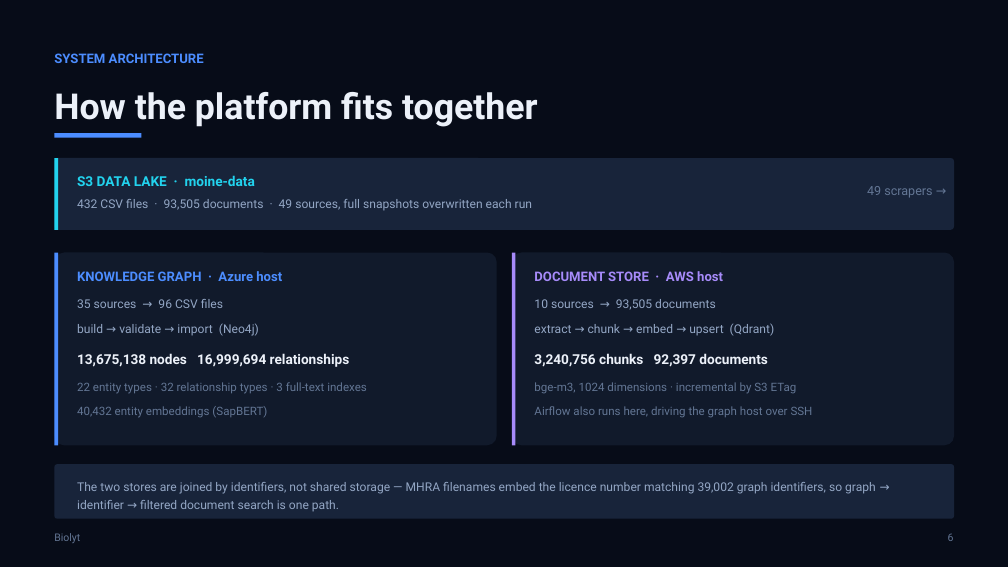
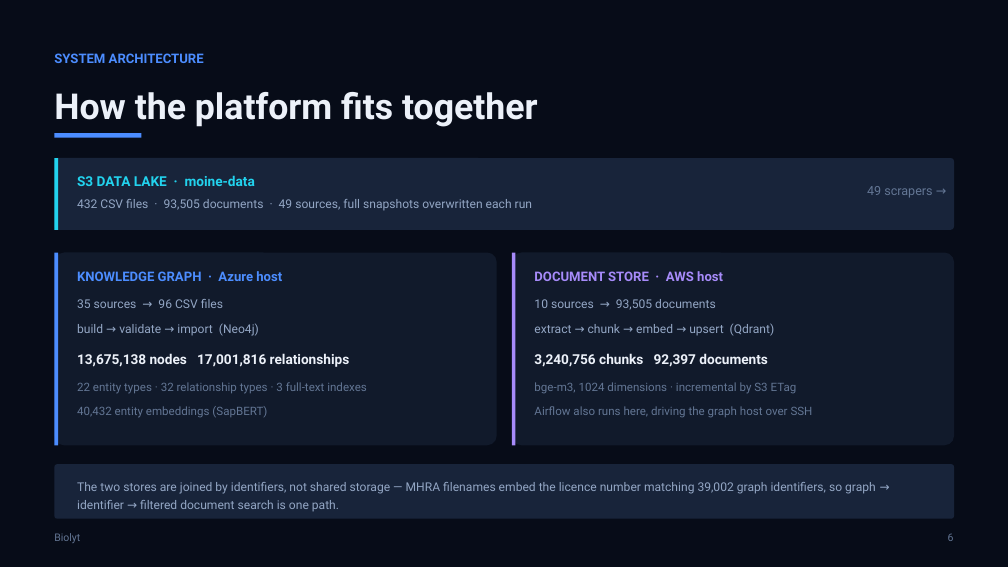
Before and after one commit to helmibiolyt/fullPipeline, a slide deck: slide 6 of presentation/Biolyt_Platform.pptx. Drawn at 1008x567 pixels with LibreOffice and Linux fonts; fonts in the diff are those of the drawing. Boxes give left, top, right and bottom in pixels: in the first picture for what was removed or moved away, otherwise in the second. Text is boxed around its words. In the diff, an @@ line names an element or a change of style, - is before the commit and + after.

```diff
--- a/presentation/Biolyt_Platform.pptx
+++ b/presentation/Biolyt_Platform.pptx
@@ text at [77,353,350,367]: text changed @@
-13,675,138 nodes 16,999,694 relationships
+13,675,138 nodes 17,001,816 relationships
```
Also in this commit, not shown: 2 other files.
